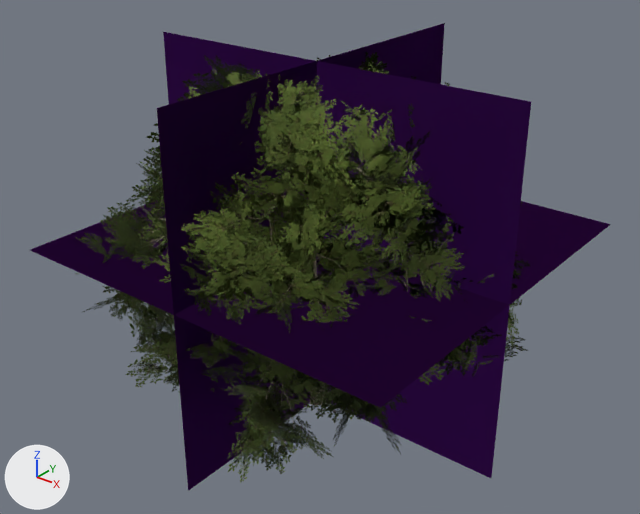
Two versions of the glTF model data/models/board/vegetation/tree-layered.glb, one commit apart.
One viewpoint serves both versions: a 50 mm camera at (41.1, -51.0, 45.6) aimed at (0.1, 0.2, 13.8). The axes (+X, +Y, +Z) are drawn at lower left. The lights are the same throughout. The picture after the commit comes second. Where no turn or scale is listed for an object, it has been applied to the vertices. Vertices at exactly the same position are counted once.

Script lines for the objects in view, before the commit:
```python
me_tree_layered_lod0 = bpy.data.meshes.new('tree-layered-lod0')
me_tree_layered_lod0.from_pydata(...)  # 21022 vertices, 18584 faces; spans x -16.7..17.4, y -15.7..18.0, z 0.0..30.0
# faces by material slot: [8184, 10400]
me_tree_layered_lod0.materials.append(mat_bark)
me_tree_layered_lod0.materials.append(mat_canopy_cutout)
me_tree_layered_lod1 = bpy.data.meshes.new('tree-layered-lod1')
me_tree_layered_lod1.from_pydata(...)  # 5338 vertices, 3252 faces; spans x -16.7..17.4, y -15.7..18.0, z 0.0..30.0
# faces by material slot: [852, 2400]
me_tree_layered_lod1.materials.append(mat_bark)
me_tree_layered_lod1.materials.append(mat_canopy_cutout)
me_tree_layered_lod3 = bpy.data.meshes.new('tree-layered-lod3')
me_tree_layered_lod3.from_pydata(...)  # 12 vertices, 6 faces; spans x -16.7..17.4, y -15.7..18.0, z 0.0..30.0
me_tree_layered_lod3.materials.append(mat_impostor)  # its picture is missing
ob_tree_layered_lod0_001 = bpy.data.objects.new('tree-layered-lod0.001', me_tree_layered_lod0)
ob_tree_layered_lod0_001.location = (0.0, 0.0, 0.0)
ob_tree_layered_lod1_001 = bpy.data.objects.new('tree-layered-lod1.001', me_tree_layered_lod1)
ob_tree_layered_lod1_001.location = (0.0, 0.0, 0.0)
ob_tree_layered_lod3_001 = bpy.data.objects.new('tree-layered-lod3.001', me_tree_layered_lod3)
ob_tree_layered_lod3_001.location = (0.0, 0.0, 0.0)
# also in view: 'tree-layered-lod2.001' at (0.4, 1.1, 15.0)
```
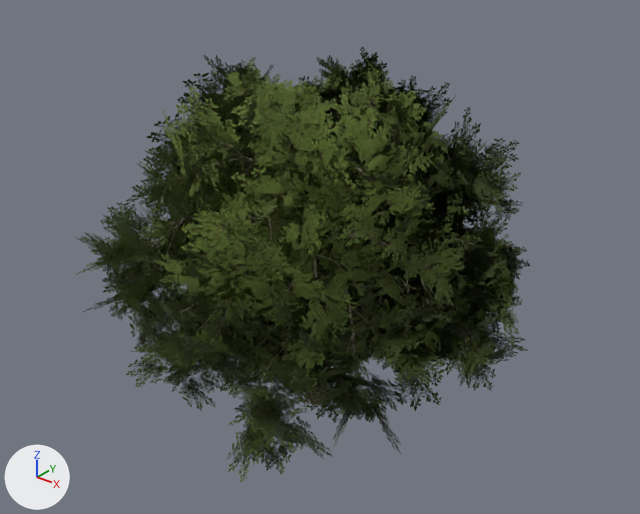
What differs and where, as boxes [x1, y1, x2, y2] in the pictures (640 x 514 px; the box of a moved part takes in the faces that stretch with it):
'tree-layered-lod3.001', recoloured, moved (not visible afterwards): before [30, 23, 611, 491]
part 1 of me_tree_layered_lod3, moved or reshaped (not visible afterwards): before [30, 200, 611, 408]
part 2 of me_tree_layered_lod3, recoloured (purple): before [30, 23, 611, 491]

What changed in the scene script:
```text
Change me_tree_layered_lod3:
    where me_tree_layered_lod3.from_pydata(...)  # 12 vertices, 6 faces; spans x -16.7..17.4, y -15.7..18.0, z 0.0..30.0
    used by ob_tree_layered_lod3_001; location = (0.0, 0.0, 0.0)
    me_tree_layered_lod3 part 1: the whole mesh is moved by (0.0, 0.0, -0.1)
    me_tree_layered_lod3 part 2: 6 faces centred in x -5.3..6.0, y -4.5..6.8, z 10.0..20.0 are repainted in the vertex colours; the middle colour goes from purple #b641ff to pink #fd2ecf
```
